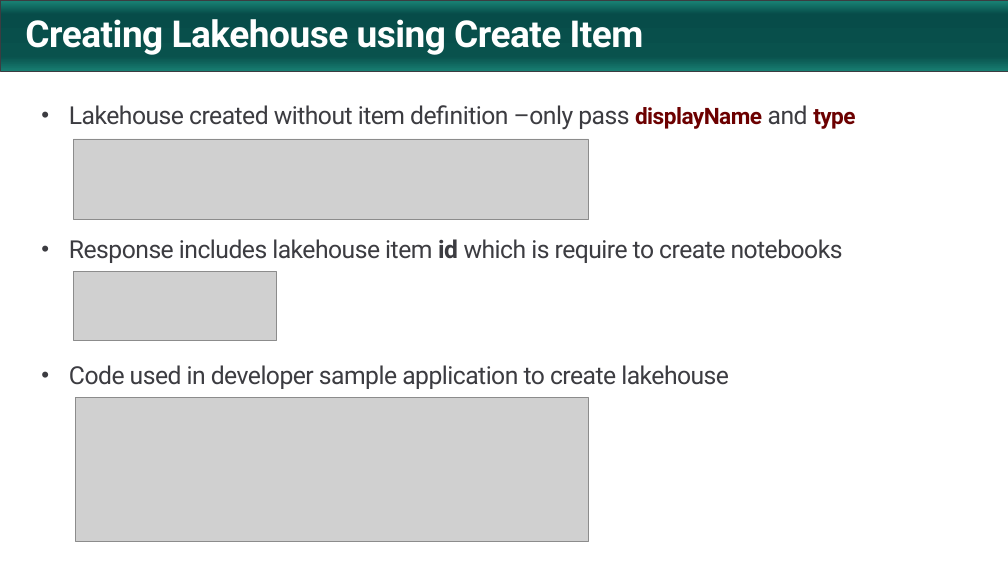
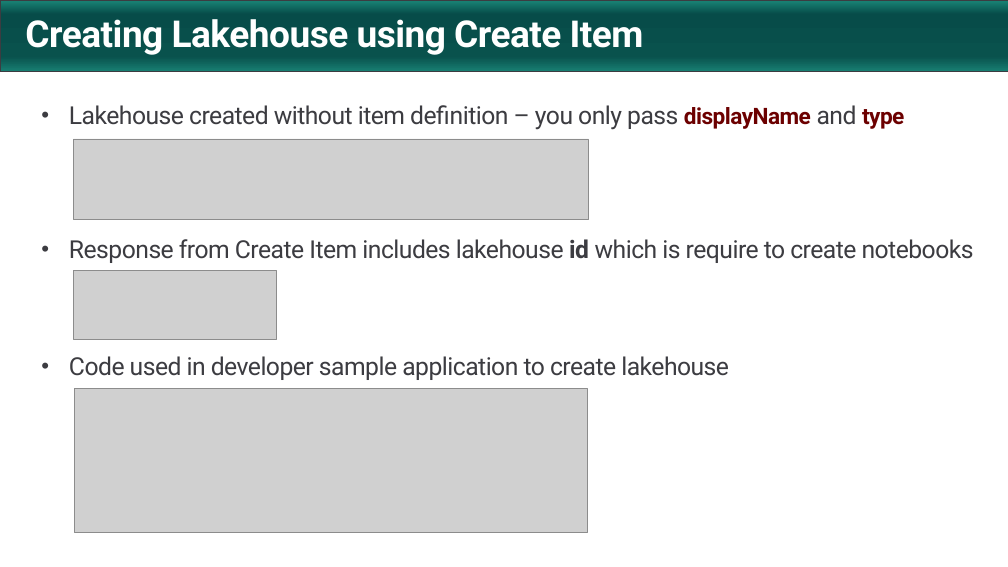
Before and after one commit to PowerBiDevCamp/FabricUserApiDemo, a slide deck: slide 40 of Getting Started.pptx (slide 35 before the commit). Drawn at 1008x567 pixels with LibreOffice and Linux fonts; fonts in the diff are those of the drawing; grey boxes stand for pictures; background and template pictures are left out. Boxes give left, top, right and bottom in pixels: in the first picture for what was removed or moved away, otherwise in the second. Text is boxed around its words. In the diff, an @@ line names an element or a change of style, - is before the commit and + after.

```diff
--- a/Getting Started.pptx
+++ b/Getting Started.pptx
@@ text at [69, 105, 974, 263]: text changed @@
-• Lakehouse created without item definition –only pass displayName and type
-• Response includes lakehouse item id which is require to create notebooks
+• Lakehouse created without item definition – you only pass displayName and type
+• Response from Create Item includes lakehouse id which is require to create notebooks
@@ text at [69, 356, 729, 380]: less space between paragraphs @@
@@ picture: place and size @@
-picture at [76, 398, 588, 542]
+picture at [74, 388, 587, 532]
```
Also in this commit, not shown: 47 other slides changed, 10 slides added, 3 slides removed, 54 other files.
